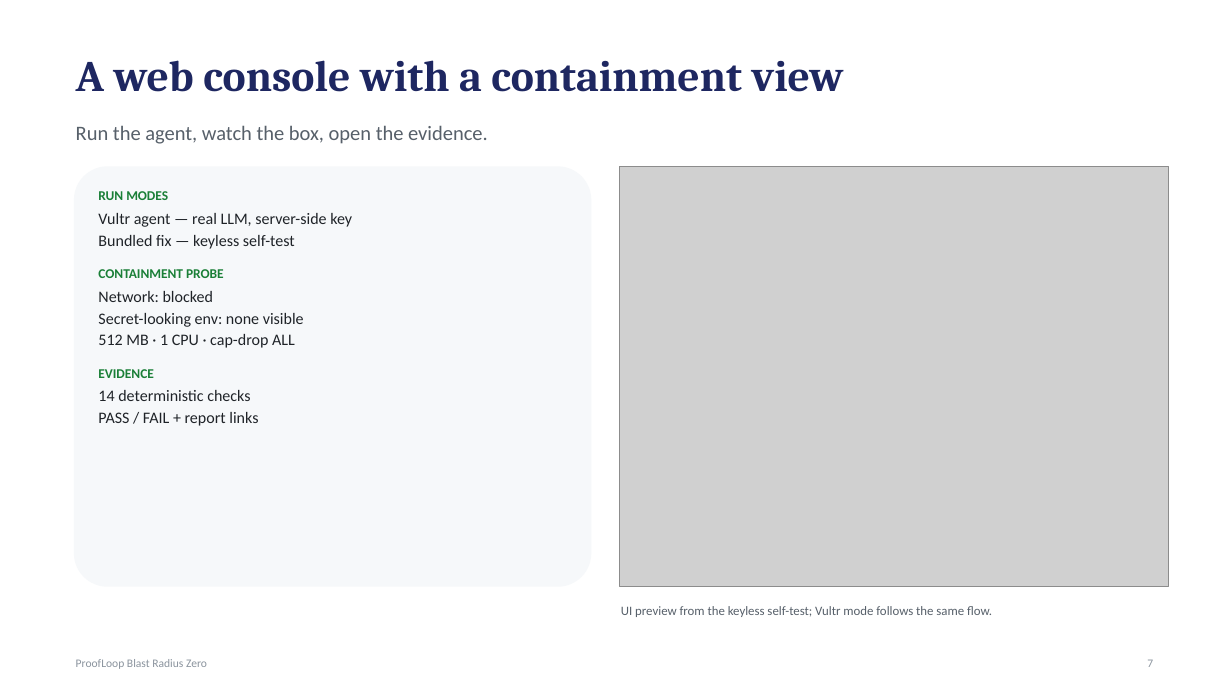
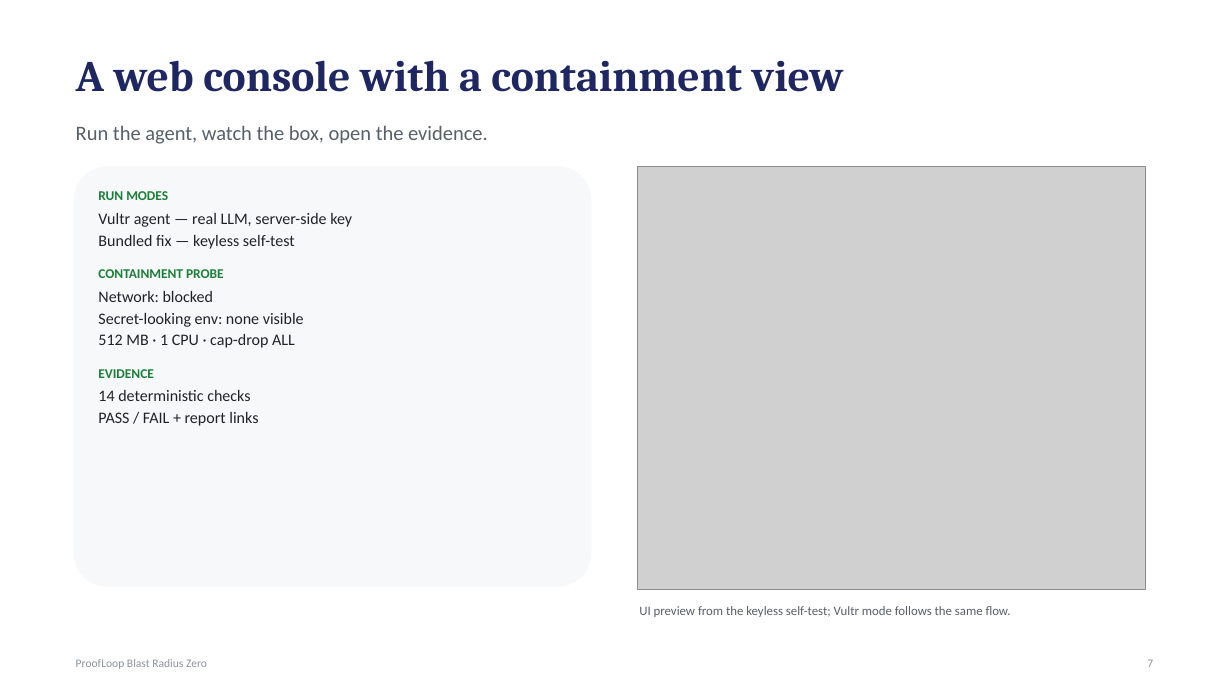
Before and after one commit to sijie-Z/proofloop-blast-radius, a slide deck: slide 7 of slides/ProofLoop-BlastRadiusZero.pptx. Drawn at 1232x693 pixels with LibreOffice and Linux fonts; fonts in the diff are those of the drawing; grey boxes stand for pictures. Boxes give left, top, right and bottom in pixels: in the first picture for what was removed or moved away, otherwise in the second. Text is boxed around its words. In the diff, an @@ line names an element or a change of style, - is before the commit and + after.

```diff
--- a/slides/ProofLoop-BlastRadiusZero.pptx
+++ b/slides/ProofLoop-BlastRadiusZero.pptx
@@ picture: place and size @@
-picture at box(619, 166, 1169, 587)
+picture at box(638, 166, 1146, 590)
@@ text "UI preview from the keyless ...": place and size @@
-text "UI preview from the keyless ..." at box(621, 606, 992, 617)
+text "UI preview from the keyless ..." at box(639, 606, 1011, 617)
```
Also in this commit, not shown: 13 other files.
